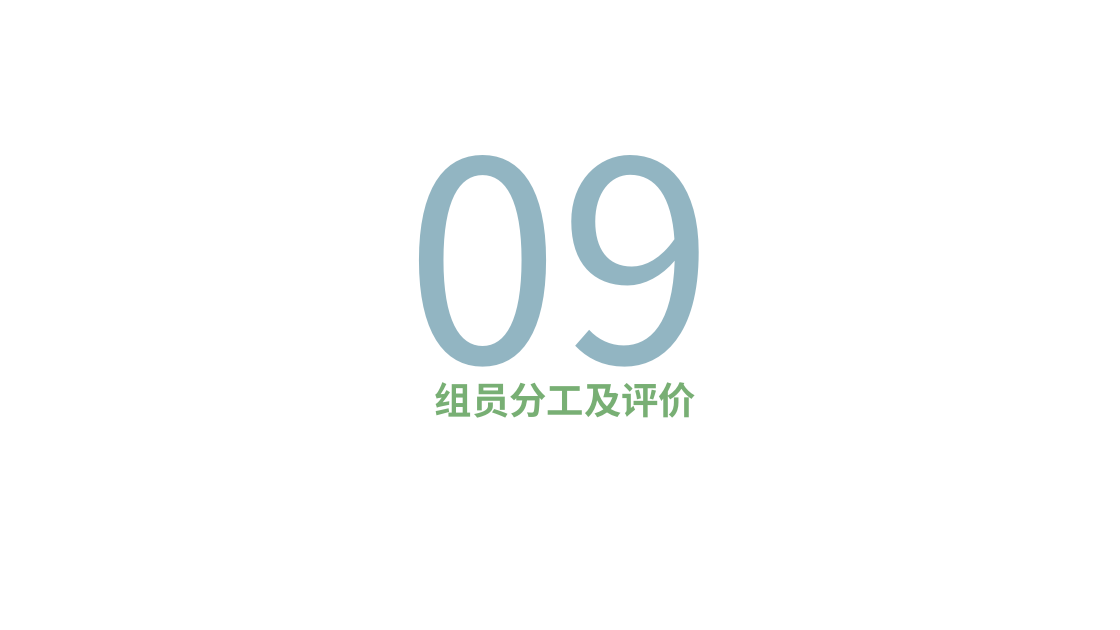
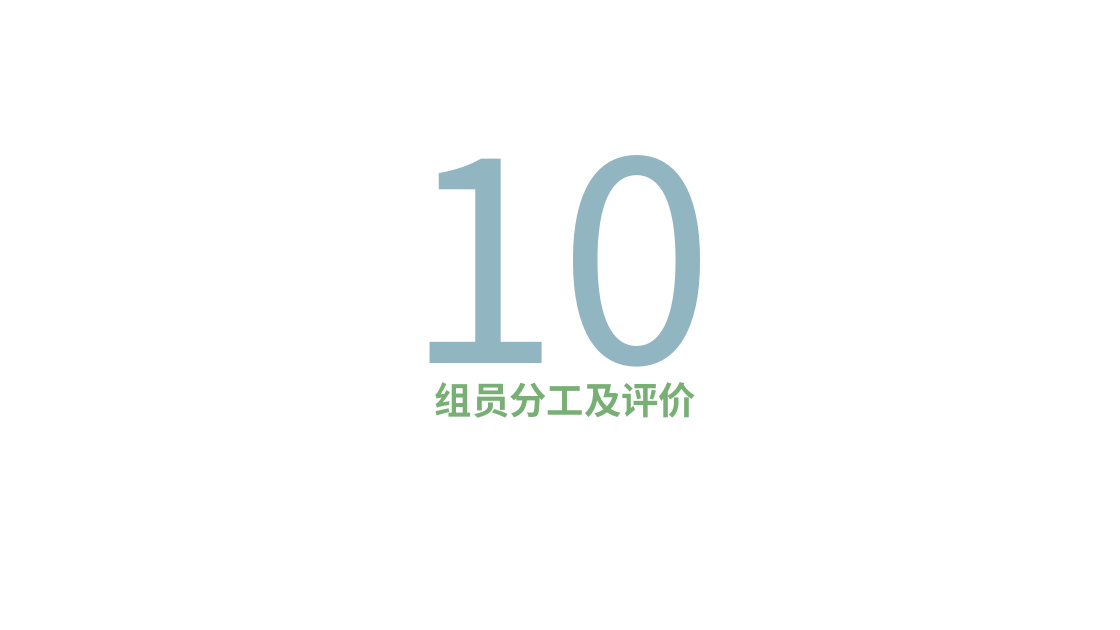
Before and after one commit to Ysuny2333/SRA2022-G15, a slide deck: slide 46 of 软件需求规格说明/SRA2022-G15-需求规格说明PPT.pptx (slide 29 before the commit). Drawn at 1120x630 pixels with LibreOffice and Linux fonts; fonts in the diff are those of the drawing; background and template pictures are left out. Boxes give left, top, right and bottom in pixels: in the first picture for what was removed or moved away, otherwise in the second. Text is boxed around its words. In the diff, an @@ line names an element or a change of style, - is before the commit and + after.

```diff
--- a/软件需求规格说明/SRA2022-G15-需求规格说明PPT.pptx
+++ b/软件需求规格说明/SRA2022-G15-需求规格说明PPT.pptx
@@ text at (405, 155, 714, 418): text changed @@
-09
+10
```
Also in this commit, not shown: 9 other slides changed, 17 slides added.
